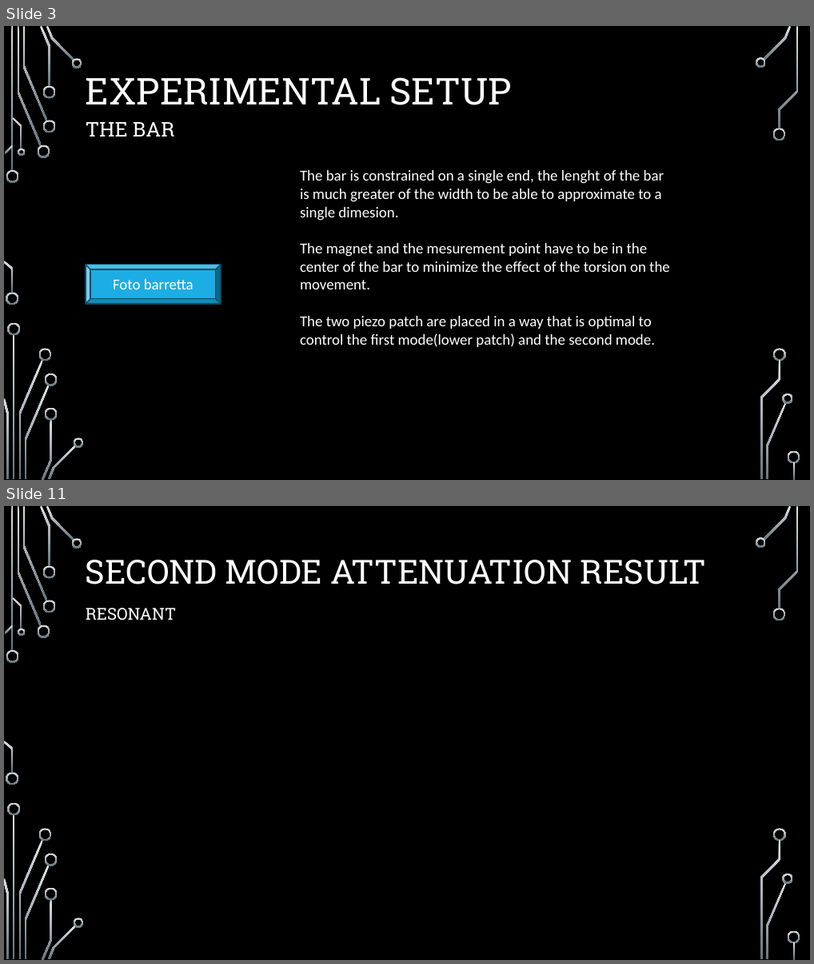
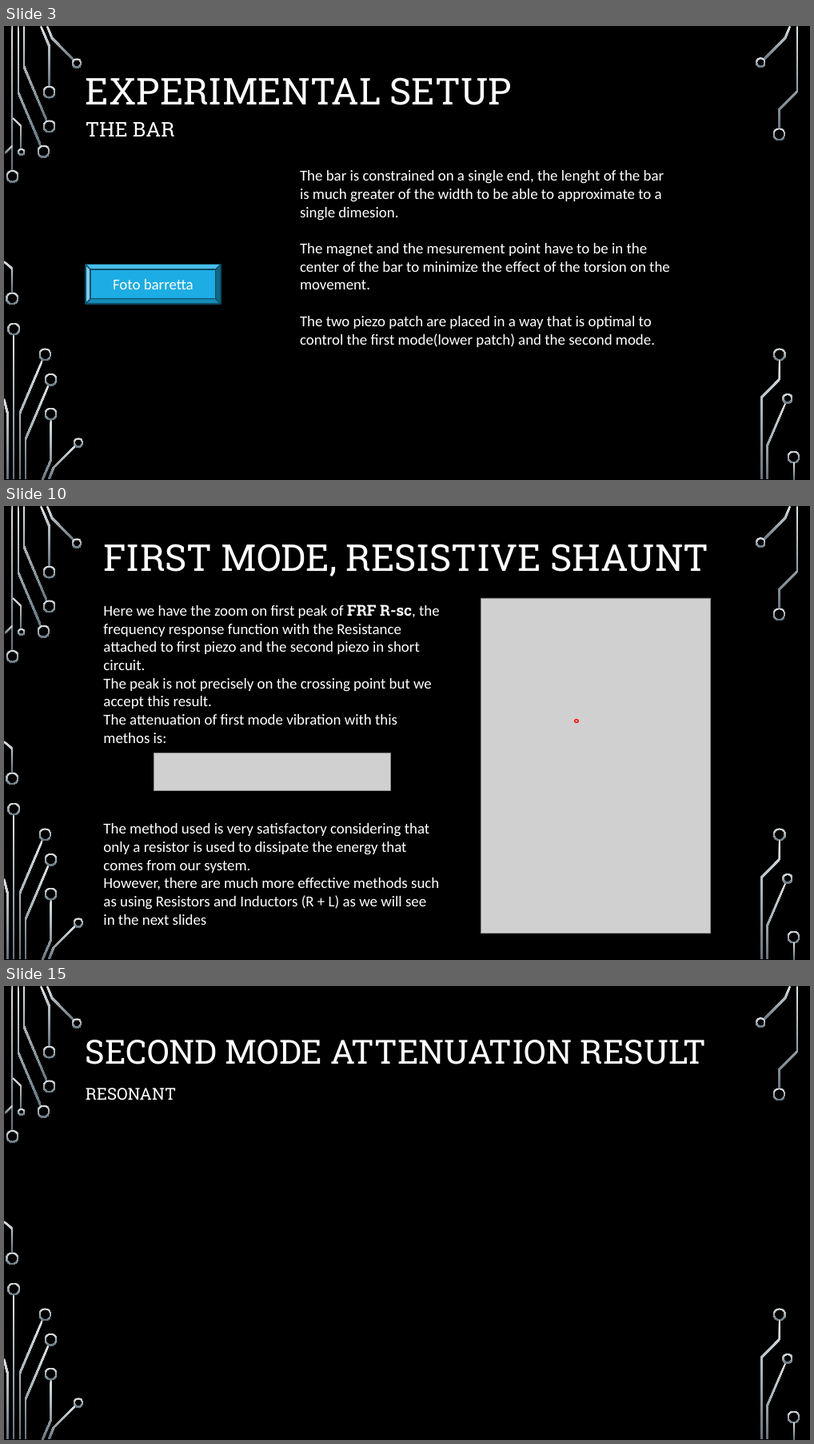
Before and after one commit to elchape99/SSCSA, a slide deck: presentazione_progetto.pptx. Shown one above the other, each under a label of ours: slides 3 and 11 before the commit, slides 3, 10 and 15 after it; the slides between them are not shown. The pictures are 814x964 and 814x1444 pixels, drawn with LibreOffice and Linux fonts; fonts in the diff are those of the drawing; grey boxes stand for pictures; background and template pictures are left out. Boxes give left, top, right and bottom in pixels: in the first picture for what was removed or moved away, otherwise in the second. Text is boxed around its words. In the diff, an @@ line names an element or a change of style, - is before the commit and + after.

```diff
--- a/presentazione_progetto.pptx
+++ b/presentazione_progetto.pptx
@@ slide 10 added at bbox=[4, 506, 810, 960], background picture (left out); not listed: 36 template elements that a slide beside it also shows @@
@@ title added at bbox=[104, 544, 710, 576], 44 pt, text #FFFFFF @@
+FIRST MODE, RESISTIVE SHAUNT
@@ picture added at bbox=[482, 598, 711, 933] @@
@@ text added at bbox=[103, 604, 440, 924], 18 pt, text #FFFFFF @@
+Here we have the zoom on first peak of FRF R-sc, the frequency response function with the Resistance attached to first piezo and the second piezo in short circuit.
+The peak is not precisely on the crossing point but we accept this result.
+The attenuation of first mode vibration with this methos is:
+The method used is very satisfactory considering that only a resistor is used to dissipate the energy that comes from our system.
+However, there are much more effective methods such as using Resistors and Inductors (R + L) as we will see in the next slides
@@ ellipse added at bbox=[575, 720, 578, 723], outline #FF0000 1.25 pt @@
@@ picture added at bbox=[154, 753, 390, 791] @@
@@ what was slide 11 is now slide 15 @@
```
Also in this commit, not shown: 5 slides changed, 5 other slides added, 2 slides removed, 11 other files.
